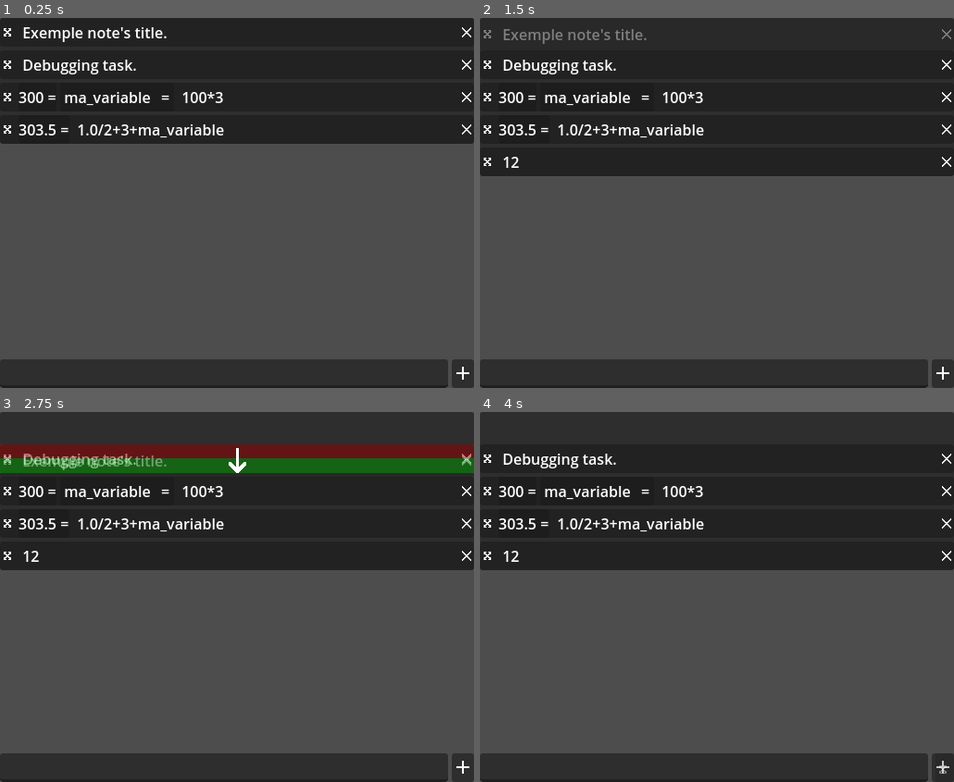
Above: before the commit, frames 1-4 (two rows, left to right).
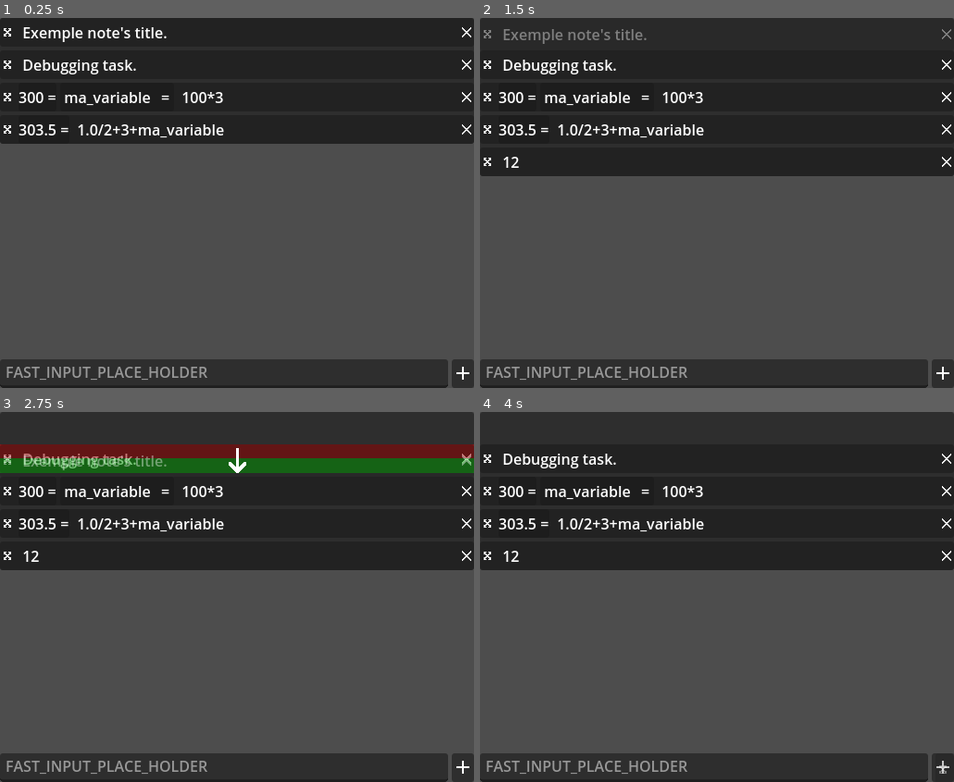
Above: after the commit, the same moments.

Repository: xorblo-doitus/Bloc-notes-plus-plus
Game: Godot game, scene res://src/app/main.tscn
Same seed, same stepped clock (60 frames per second), same inputs: the game is played once before the commit and once after it. The engine's default icon, where the game draws it, is replaced by a stand-in: a white triangle on a blue panel in a dark square.
Inputs (mouse positions are in pixels of both pictures, inside the frame that each line leads up to):
- Up to frame 1 (0.25 s): no input
- Up to frame 2 (1.5 s): click (702, 373) at 0.52 s; type "12" at 0.6 s; click (489, 32) at 1.27 s
- Up to frame 3 (2.75 s): click (9, 460) at 2.02 s
- Up to frame 4 (4 s): click (944, 767) at 2.75 s; click (944, 767) at 3.5 s

The runs differ from the first frame. In frame 1, 0.6% of the frame differs, in the area x 1-44%, y 94-98%; in frame 2, 0.6%; in frame 3, 0.6%; in frame 4, 0.6%.

Commit message:
Improve fast input

Diff:
--- a/src/app/main.gd
+++ b/src/app/main.gd
@@ -14,6 +14,8 @@
 		_connect_to_workspace(new)
 		workspace = new
 
+
+@onready var fast_input: RichTextEdit = %FastInput
 
 
 func _ready():
@@ -97,4 +99,5 @@
 func _on_fast_input_text_set(new: String) -> void:
 	if new:
 		_on_note_created(Parser.new().execute(new)["_current_builder"].build())
-		$VBoxContainer/Adding/FastInput.text = ""
+		fast_input.text = ""
+		#fast_input._grab_focus.call_deferred()
--- a/src/app/main.tscn
+++ b/src/app/main.tscn
@@ -34,8 +34,11 @@
 layout_mode = 2
 
 [node name="FastInput" parent="VBoxContainer/Adding" instance=ExtResource("3_3xdaj")]
+unique_name_in_owner = true
 layout_mode = 2
 size_flags_horizontal = 3
+loose_focus_on_validation = false
+place_holder = "FAST_INPUT_PLACE_HOLDER"
 
 [node name="CreateNote" parent="VBoxContainer/Adding" instance=ExtResource("4_5y3he")]
 layout_mode = 2
